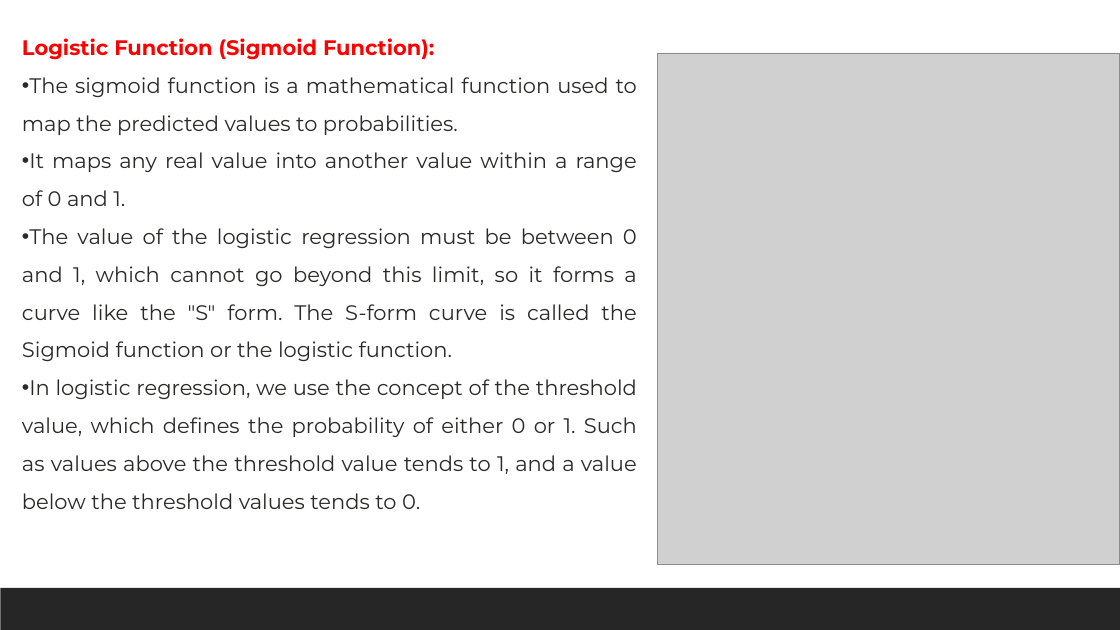
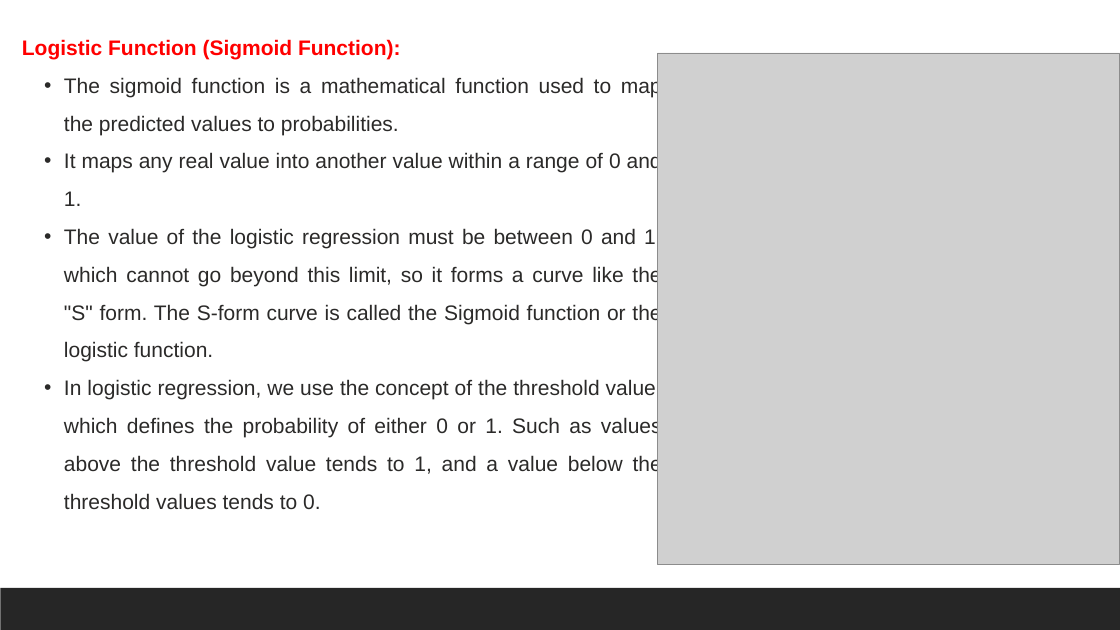
Before and after one commit to shahil04/ds_materials, a slide deck: slide 7 of 8.0_Machine Learning/ml_class/ml_class_notes/class_3_Logistic_regression_class.pptx (slide 12 before the commit). Drawn at 1120x630 pixels with LibreOffice and Linux fonts; fonts in the diff are those of the drawing; grey boxes stand for pictures. Boxes give left, top, right and bottom in pixels: in the first picture for what was removed or moved away, otherwise in the second. Text is boxed around its words. In the diff, an @@ line names an element or a change of style, - is before the commit and + after.

```diff
--- a/8.0_Machine Learning/ml_class/ml_class_notes/class_3_Logistic_regression_class.pptx
+++ b/8.0_Machine Learning/ml_class/ml_class_notes/class_3_Logistic_regression_class.pptx
@@ text "Logistic Function (Sigmoid Function):" at <box>22,39,662,509</box>: font Montserrat to Arial; list level 1 to 2 in "The sigmoid function is a ..."; list level 1 to 2 in "It maps any real value ..."; list level 1 to 2 in "The value of the logistic ..."; list level 1 to 2 in "In logistic regression, we use ..." @@
```
Also in this commit, not shown: 8 other slides changed, 11 slides added, 5 slides removed, 21 other files.
